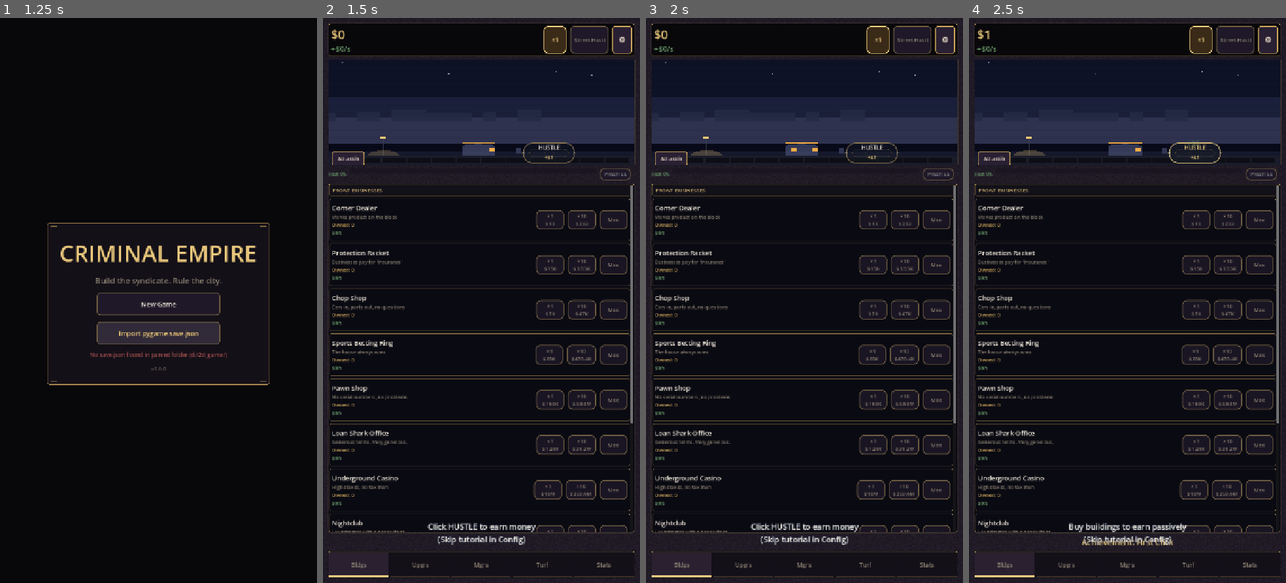
Above: before the commit, frames 1-4 (left to right).
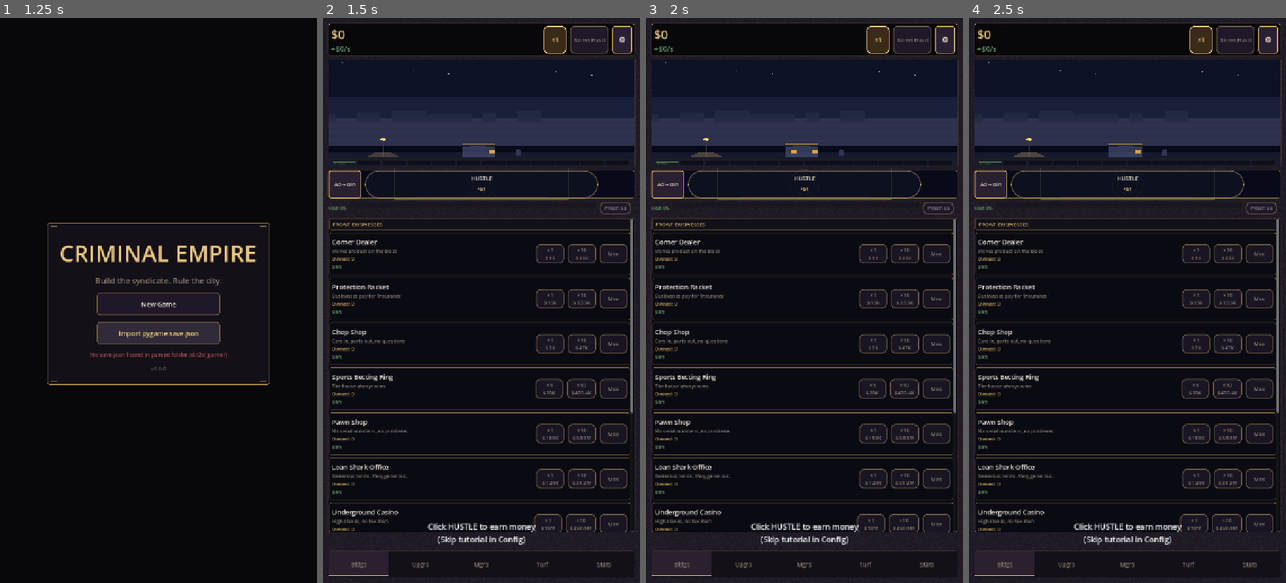
Above: after the commit, the same moments.

Repository: ironassassin3/Idle-empire
Game: Godot game, scene res://scenes/main_menu.tscn
Same seed, same stepped clock (60 frames per second), same inputs: the game is played once before the commit and once after it.
Inputs (mouse positions are in pixels of both pictures, inside the frame that each line leads up to):
- Up to frame 1 (1.25 s): click "Import pygame save.json" at 0.5 s
- Up to frame 2 (1.5 s): click "New Game" at 1.25 s
- Up to frame 3 (2 s): no input
- Up to frame 4 (2.5 s): click (1194, 153) at 2.02 s

Frame 1 is identical in both runs. In frame 2, 12% of the frame differs, in the area x 1-99%, y 9-99%; in frame 3, 12%; in frame 4, 13%, in the area x 1-99%, y 2-99%.

Commit message:
fix(ui): hustle band between city and building list
Extract hustle tap target from city_view street overlay into a dedicated 64px HustleBand slot between skyline and tab body; coin/ad chips move to the band left column so the city draws skyline only and bottom nav gets clearer vertical separation.

Co-authored-by: Cursor <cursoragent@cursor.com>

Diff:
--- a/godot/scenes/game_screen.tscn
+++ b/godot/scenes/game_screen.tscn
@@ -7,6 +7,7 @@
 [ext_resource type="Script" path="res://scripts/ui/overlay_frame.gd" id="5"]
 [ext_resource type="Script" path="res://scripts/ui/film_grain_overlay.gd" id="6"]
 [ext_resource type="PackedScene" uid="uid://cityview001" path="res://scenes/ui/city_view.tscn" id="7"]
+[ext_resource type="PackedScene" uid="uid://hustleband001" path="res://scenes/ui/hustle_band.tscn" id="8"]
 
 [node name="GameScreen" type="CanvasLayer"]
 layer = 1
@@ -103,10 +104,10 @@
 text = "⚙"
 
 [node name="CityViewport" type="Control" parent="Root/VBox"]
-custom_minimum_size = Vector2(0, 180)
-layout_mode = 2
-size_flags_vertical = 3
-size_flags_stretch_ratio = 0.3
+custom_minimum_size = Vector2(0, 168)
+layout_mode = 2
+size_flags_vertical = 3
+size_flags_stretch_ratio = 0.34
 
 [node name="CityView" parent="Root/VBox/CityViewport" instance=ExtResource("7")]
 layout_mode = 1
@@ -115,6 +116,10 @@
 anchor_bottom = 1.0
 grow_horizontal = 2
 grow_vertical = 2
+
+[node name="HustleBand" parent="Root/VBox" instance=ExtResource("8")]
+custom_minimum_size = Vector2(0, 64)
+layout_mode = 2
 
 [node name="StatusStrip" type="VBoxContainer" parent="Root/VBox"]
 layout_mode = 2
--- a/godot/scenes/ui/city_view.tscn
+++ b/godot/scenes/ui/city_view.tscn
@@ -20,13 +20,3 @@
 offset_bottom = 24.0
 mouse_filter = 2
 text = "YOUR EMPIRE"
-
-[node name="HustleOverlay" type="Button" parent="."]
-layout_mode = 0
-offset_left = 142.0
-offset_top = 220.0
-offset_right = 262.0
-offset_bottom = 276.0
-focus_mode = 0
-flat = true
-mouse_filter = 0
--- /dev/null
+++ b/godot/scenes/ui/hustle_band.tscn
@@ -0,0 +1,35 @@
+[gd_scene load_steps=2 format=3 uid="uid://hustleband001"]
+
+[ext_resource type="Script" path="res://scripts/ui/hustle_band.gd" id="1"]
+
+[node name="HustleBand" type="Control"]
+custom_minimum_size = Vector2(0, 64)
+layout_mode = 3
+anchors_preset = 0
+size_flags_horizontal = 3
+script = ExtResource("1")
+
+[node name="Row" type="HBoxContainer" parent="."]
+layout_mode = 1
+anchors_preset = 15
+anchor_right = 1.0
+anchor_bottom = 1.0
+grow_horizontal = 2
+grow_vertical = 2
+theme_override_constants/separation = 8
+
+[node name="CoinCol" type="HBoxContainer" parent="Row"]
+layout_mode = 2
+theme_override_constants/separation = 4
+
+[node name="HustleBtn" type="Button" parent="Row"]
+custom_minimum_size = Vector2(120, 48)
+layout_mode = 2
+size_flags_horizontal = 3
+focus_mode = 0
+flat = true
+mouse_filter = 0
+
+[node name="Spacer" type="Control" parent="Row"]
+layout_mode = 2
+mouse_filter = 2
--- a/godot/scripts/ui/city_view.gd
+++ b/godot/scripts/ui/city_view.gd
@@ -2,26 +2,14 @@
 class_name CityView
 ## P15.3b — Godot-native city viewport (inspired by pygame tiers, not pixel-parity). ART_POLICY: no textures.
 
-signal hustle_pressed
-
 const PrestigeScript = preload("res://scripts/systems/prestige.gd")
 
 const VIRTUAL_SIZE := Vector2(404.0, 320.0)
 const REDRAW_INTERVAL := 1.0 / 30.0
-const MIN_HUSTLE_SIZE := 48.0
-const HUSTLE_GROUND_Y := VIRTUAL_SIZE.y - 28.0
-const HUSTLE_STREET_X_FRAC := 0.72
-const HUSTLE_STREET_PAD_Y := 6.0
-const HUSTLE_SIZE_SCALE := 0.72
-const HUSTLE_BASE_W := 96.0
-const HUSTLE_BASE_H := 44.0
 
 const INK := Color(0.031, 0.039, 0.098)
 const INK_GOLD := Color(0.784, 0.639, 0.353, 0.157)
 const INK_GOLD_BRIGHT := Color(0.925, 0.792, 0.49)
-const INK_GOLD_DEEP := Color(0.541, 0.439, 0.235, 0.314)
-const INK_GLASS := Color(0.102, 0.118, 0.157)
-const INK_BONE := Color(0.91, 0.878, 0.831)
 const INK_CRIMSON := Color(0.608, 0.157, 0.157)
 const SKY_BACK := Color8(14, 18, 38)
 const SKY_MID := Color8(26, 32, 58)
@@ -37,7 +25,6 @@
 const NEON_RED := Color8(220, 60, 70)
 
 @onready var _empire_label: Label = $EmpireLabel
-@onready var _hustle_overlay: Button = $HustleOverlay
 
 var _t: float = 0.0
 var _anim_accum: float = 0.0
@@ -48,12 +35,6 @@
 var _heat: float = 0.0
 var _districts_owned: int = 0
 var _rank_idx: int = 0
-var _click_value: float = 0.0
-var _income_per_second: float = 0.0
-var _hustle_active: bool = false
-var _hustle_mult: float = 1.0
-var _click_scale: float = 1.0
-var _hustle_hover: bool = false
 var _top_building_keys: Array = []
 var _district_slots: Array = []
 
@@ -66,55 +47,19 @@
 
 func _ready() -> void:
 	clip_contents = true
-	_hustle_overlay.flat = true
-	_hustle_overlay.text = ""
-	_hustle_overlay.pressed.connect(func(): hustle_pressed.emit())
-	_hustle_overlay.mouse_entered.connect(func(): _set_hustle_hover(true))
-	_hustle_overlay.mouse_exited.connect(func(): _set_hustle_hover(false))
 	_empire_label.visible = false
-	resized.connect(_layout_hustle)
-	call_deferred("_layout_hustle")
 	if not _is_headless():
 		queue_redraw()
 
 
 func _is_headless() -> bool:
 	return DisplayServer.get_name() == "headless"
-
-
-func _set_hustle_hover(on: bool) -> void:
-	if _hustle_hover == on:
-		return
-	_hustle_hover = on
-	_mark_dirty()
-
-
-func set_click_scale(scale: float) -> void:
-	_click_scale = scale
-	_layout_hustle()
 
 
 func set_overlay_occluded(occluded: bool) -> void:
 	if _overlay_occluded == occluded:
 		return
 	_overlay_occluded = occluded
-	if occluded:
-		_hustle_overlay.visible = false
-	else:
-		_hustle_overlay.visible = true
-		_mark_dirty()
-
-
-func get_hustle_rect_global() -> Rect2:
-	return _hustle_overlay.get_global_rect()
-
-
-func get_hustle_rect() -> Rect2:
-	return get_hustle_rect_global()
-
-
-func get_hustle_center_global() -> Vector2:
-	return _hustle_overlay.get_global_rect().get_center()
 
 
 func refresh(
@@ -122,10 +67,6 @@
 	heat: float,
 	districts_owned: int,
 	prestige_tokens: int,
-	click_value: float,
-	income_per_second: float,
-	hustle_active: bool,
-	hustle_mult: float,
 	top_building_keys: Array = [],
 	district_slots: Array = []
 ) -> void:
@@ -149,10 +90,6 @@
 	_heat = heat
 	_districts_owned = districts_owned
 	_rank_idx = rank_idx
-	_click_value = click_value
-	_income_per_second = income_per_second
-	_hustle_active = hustle_active
-	_hustle_mult = hustle_mult
 	_top_building_keys = top_building_keys
 	_district_slots = district_slots
 
@@ -180,23 +117,6 @@
 	if animating or _dirty:
 		queue_redraw()
 		_dirty = false
-
-
-func _layout_hustle() -> void:
-	if size.x <= 1.0 or size.y <= 1.0:
-		return
-	var scale := size / VIRTUAL_SIZE
-	var bw := maxf(MIN_HUSTLE_SIZE, HUSTLE_BASE_W * scale.x * _click_scale * HUSTLE_SIZE_SCALE)
-	var bh := maxf(MIN_HUSTLE_SIZE, HUSTLE_BASE_H * scale.y * _click_scale * HUSTLE_SIZE_SCALE)
-	# Wet-street band: top edge on sidewalk below facades; X off center facade.
-	var ground_y_px := size.y * (HUSTLE_GROUND_Y / VIRTUAL_SIZE.y)
-	var street_pad_y := HUSTLE_STREET_PAD_Y * scale.y
-	var cx := size.x * HUSTLE_STREET_X_FRAC
-	var cy := ground_y_px + street_pad_y + bh * 0.5
-	cy = minf(cy, size.y - bh * 0.5 - 2.0)
-	_hustle_overlay.position = Vector2(cx - bw * 0.5, cy - bh * 0.5)
-	_hustle_overlay.size = Vector2(bw, bh)
-	_mark_dirty()
 
 
 func _tier(total: int) -> int:
@@ -230,7 +150,6 @@
 	if not GameTheme.ui_reduced_motion():
 		_draw_scanlines()
 	draw_set_transform(Vector2.ZERO, 0.0, Vector2.ONE)
-	_draw_hustle_glass()
 
 
 func _draw_frame() -> void:
@@ -533,72 +452,6 @@
 		y += 4.0
 
 
-func _draw_hustle_glass() -> void:
-	if _overlay_occluded:
-		return
-	var rect := _hustle_overlay.get_rect()
-	if rect.size.x < 1.0:
-		return
-	var cx := rect.position.x + rect.size.x * 0.5
-	var cy := rect.position.y + rect.size.y * 0.5
-	var bw := rect.size.x
-	var bh := rect.size.y
-	var br := maxf(12.0, bw / 5.0)
-
-	# Street-local pulse — capped so rings never climb into skyline band.
-	if not GameTheme.ui_reduced_motion():
-		var ground_y_px := size.y * (HUSTLE_GROUND_Y / VIRTUAL_SIZE.y)
-		var street_headroom := maxf(8.0, cy - ground_y_px)
-		var max_ring_r := minf(bw * 0.34, street_headroom + bh * 0.12)
-		for ring in 2:
-			var phase := _t * 1.8 - ring * 0.55
-			var radius := minf(max_ring_r * (0.55 + ring * 0.35) + 3.0 * sin(phase), max_ring_r)
-			var alpha := 0.04 + 0.06 * (0.5 + 0.5 * sin(phase))
-			if _income_per_second > 0.0:
-				alpha *= 1.25
-			draw_arc(Vector2(cx, cy), radius, 0.0, TAU, 24,
-					Color(INK_GOLD_BRIGHT.r, INK_GOLD_BRIGHT.g, INK_GOLD_BRIGHT.b, alpha), 1.0)
-		var refl_y := cy + bh * 0.45
-		draw_line(Vector2(cx - bw * 0.28, refl_y), Vector2(cx + bw * 0.28, refl_y),
-				Color(INK_GOLD_BRIGHT.r, INK_GOLD_BRIGHT.g, INK_GOLD_BRIGHT.b, 0.14), 1.5)
-
-	var fill_a := 0.647 if _hustle_hover else 0.314
-	var glass := StyleBoxFlat.new()
-	glass.bg_color = Color(INK_GLASS.r, INK_GLASS.g, INK_GLASS.b, fill_a)
-	glass.set_corner_radius_all(int(br))
-	glass.draw(get_canvas_item(), rect)
-	var border_col := INK_GOLD_BRIGHT if _hustle_hover else INK_GOLD
-	var border_a := 0.863 if _hustle_hover else 0.588
-	var border := StyleBoxFlat.new()
-	border.bg_color = Color.TRANSPARENT
-	border.border_color = Color(border_col.r, border_col.g, border_col.b, border_a)
-	border.set_border_width_all(2)
-	border.set_corner_radius_all(int(br))
-	border.draw(get_canvas_item(), rect)
-
-	var inset := maxf(8.0, bw / 8.0)
-	var inner := Rect2(rect.position + Vector2(inset, inset), rect.size - Vector2(inset, inset) * 2.0)
-	var inner_box := StyleBoxFlat.new()
-	inner_box.bg_color = Color.TRANSPARENT
-	inner_box.border_color = Color(INK_GOLD_DEEP.r, INK_GOLD_DEEP.g, INK_GOLD_DEEP.b, 0.314)
-	inner_box.set_border_width_all(1)
-	inner_box.set_corner_radius_all(maxi(0, int(br) - 4))
-	inner_box.draw(get_canvas_item(), inner)
-
-	var hustle_lbl := "HUSTLE"
-	if _hustle_active:
-		hustle_lbl = "HUSTLE ×%.2f" % _hustle_mult
-	var font := ThemeDB.fallback_font
-	var font_size := GameTheme.scaled_font(14 if _hustle_active else 13)
-	var lbl_size := font.get_string_size(hustle_lbl, HORIZONTAL_ALIGNMENT_CENTER, -1, font_size)
-	draw_string(font, Vector2(cx - lbl_size.x * 0.5, cy - 8.0), hustle_lbl,
-			HORIZONTAL_ALIGNMENT_LEFT, -1, font_size, INK_BONE if not _hustle_hover else INK_GOLD_BRIGHT)
-	var hint := "+%s" % FormatUtil.format_money(_click_value)
-	var hint_size := font.get_string_size(hint, HORIZONTAL_ALIGNMENT_CENTER, -1, font_size - 1)
-	draw_string(font, Vector2(cx - hint_size.x * 0.5, cy + 14.0), hint,
-			HORIZONTAL_ALIGNMENT_LEFT, -1, font_size - 1, INK_GOLD_BRIGHT)
-
-
 func _hash01(seed: int, t: float) -> float:
 	var h := (seed * 1103515245 + int(t * 1000.0)) & 0x7FFFFFFF
 	return float(h % 1000) / 1000.0
--- a/godot/scripts/ui/game_screen.gd
+++ b/godot/scripts/ui/game_screen.gd
@@ -36,6 +36,7 @@
 @onready var _coin_btn: Button = $Root/VBox/StatusStrip/StatusRow/CoinBtn
 @onready var _shield_label: Label = $Root/VBox/StatusStrip/StatusRow/ShieldLabel
 @onready var _city_view: Control = $Root/VBox/CityViewport/CityView
+@onready var _hustle_band: Control = $Root/VBox/HustleBand
 @onready var _click_info: Label = $Root/VBox/StatusStrip/StatusRow/ClickInfo
 @onready var _prestige_btn: Button = $Root/VBox/StatusStrip/PrestigeRow/PrestigeBtn
 @onready var _prestige_info: Label = $Root/VBox/StatusStrip/PrestigeRow/PrestigeInfo
@@ -151,7 +152,7 @@
 const _MUSIC_CTX_INTERVAL := 1.0
 
 var _fallback_hustle: Button
-var _coin_on_city: bool = false
+var _coin_on_band: bool = false
 var _dragon_chip: Button
 var _last_city_tier: int = -1
 
@@ -187,7 +188,6 @@
 	_apply_ui_surfaces()
 	_apply_header_theme()
 	get_viewport().size_changed.connect(_apply_safe_area)
-	get_viewport().size_changed.connect(_layout_city_overlays)
 	_heat_bar.max_value = 100.0
 	_populate_buildings()
 	_populate_upgrades()
@@ -199,7 +199,7 @@
 	_set_tab(Tab.BLDGS)
 	GameState.stats_changed.connect(func(): _stats_dirty = true)
 	GameState.notification.connect(_on_notification)
-	_city_view.hustle_pressed.connect(_on_hustle)
+	_hustle_band.hustle_pressed.connect(_on_hustle)
 	_coin_btn.pressed.connect(_on_coin)
 	_prestige_btn.pressed.connect(_on_prestige)
 	_buy_mult_chip.pressed.connect(_on_buy_mult_chip)
@@ -306,8 +306,9 @@
 func _apply_city_layout() -> void:
 	var city_on := GameConfig.UI_CITY_VIEW and GameConfig.UI_CITY_V2
 	_city_viewport.visible = city_on
+	_hustle_band.visible = city_on
 	if city_on:
-		_relocate_coin_to_city()
+		_relocate_coin_to_band()
 		_apply_city_v2_status_strip()
 		if _fallback_hustle:
 			_fallback_hustle.visible = false
@@ -315,7 +316,6 @@
 		_restore_coin_to_status()
 		_restore_status_strip()
 		_ensure_fallback_hustle()
-	call_deferred("_layout_city_overlays")
 
 
 func _apply_city_v2_status_strip() -> void:
@@ -390,28 +390,23 @@
 	_dragon_patron.open()
 
 
-func _relocate_coin_to_city() -> void:
-	if _coin_on_city:
-		return
-	var bar := _city_view.get_node_or_null("CityBottomBar")
-	if bar == null:
-		bar = HBoxContainer.new()
-		bar.name = "CityBottomBar"
-		bar.mouse_filter = Control.MOUSE_FILTER_IGNORE
-		_city_view.add_child(bar)
-	_coin_btn.reparent(bar)
-	_coin_ad_btn.reparent(bar)
-	_coin_btn.custom_minimum_size = Vector2(0, 28)
+func _relocate_coin_to_band() -> void:
+	if _coin_on_band:
+		return
+	var col := _hustle_band.call("get_coin_column") as Control
+	if col == null:
+		return
+	_coin_btn.reparent(col)
+	_coin_ad_btn.reparent(col)
+	_coin_btn.custom_minimum_size = Vector2(0, 32)
 	_coin_btn.add_theme_font_size_override("font_size", GameTheme.scaled_font(10))
-	_coin_ad_btn.custom_minimum_size = Vector2(0, 28)
+	_coin_ad_btn.custom_minimum_size = Vector2(0, 32)
 	_coin_ad_btn.add_theme_font_size_override("font_size", GameTheme.scaled_font(10))
-	_coin_on_city = true
-	if not _city_view.resized.is_connected(_layout_city_overlays):
-		_city_view.resized.connect(_layout_city_overlays)
+	_coin_on_band = true
 
 
 func _restore_coin_to_status() -> void:
-	if not _coin_on_city:
+	if not _coin_on_band:
 		return
 	_coin_btn.reparent(_status_row)
 	_coin_ad_btn.reparent(_status_row)
@@ -419,20 +414,7 @@
 	_coin_btn.remove_theme_font_size_override("font_size")
 	_coin_ad_btn.custom_minimum_size = Vector2(0, 32)
 	_coin_ad_btn.remove_theme_font_size_override("font_size")
-	_coin_on_city = false
-
-
-func _layout_city_overlays() -> void:
-	if not _coin_on_city or not _city_viewport.visible:
-		return
-	var bar := _city_view.get_node_or_null("CityBottomBar") as Control
-	if bar == null:
-		return
-	var sz := _city_view.size
-	if sz.y < 40.0:
-		return
-	bar.position = Vector2(8.0, sz.y - 30.0)
-	bar.size = Vector2(minf(120.0, maxf(72.0, sz.x * 0.34)), 24.0)
+	_coin_on_band = false
 
 
 func _ensure_fallback_hustle() -> void:
@@ -711,22 +693,28 @@
 
 
 func _refresh_city_view(overlay_blocking: bool) -> void:
-	if _city_view == null or not _city_view.has_method("refresh"):
-		return
 	var total := GameState.total_buildings_owned()
 	_track_city_tier(total)
+	if _hustle_band != null and _hustle_band.has_method("set_overlay_occluded"):
+		_hustle_band.call("set_overlay_occluded", overlay_blocking)
+		_hustle_band.call("set_click_scale", _click_scale)
+		_hustle_band.call(
+			"refresh",
+			GameState.click_value(),
+			GameState.income_per_second(),
+			_BuffSystem.has_buff(GameState, "hustle"),
+			GameConfig.CLICK_HUSTLE_MULT,
+			_click_scale,
+		)
+	if _city_view == null or not _city_view.has_method("refresh"):
+		return
 	_city_view.call("set_overlay_occluded", overlay_blocking)
-	_city_view.call("set_click_scale", _click_scale)
 	_city_view.call(
 		"refresh",
 		total,
 		GameState.heat,
 		_districts_owned(),
 		GameState.prestige_tokens,
-		GameState.click_value(),
-		GameState.income_per_second(),
-		_BuffSystem.has_buff(GameState, "hustle"),
-		GameConfig.CLICK_HUSTLE_MULT,
 		_city_top_building_keys(),
 		_city_district_slots(),
 	)
@@ -1394,7 +1382,7 @@
 
 func _on_hustle() -> void:
 	Telemetry.log_event("ui_hustle_tap", {
-		"source": "city" if GameTheme.is_city_v2_active() else "fallback",
+		"source": "band" if GameTheme.is_city_v2_active() else "fallback",
 		"tutorial_step": GameState.tutorial_step,
 	})
 	if GameState.tutorial_step == 0:
@@ -1417,7 +1405,7 @@
 ## Floating "+$X" / "CRIT +$X" that drifts up and fades — port of the pygame
 ## click float particles. Cosmetic only; skipped on headless.
 func _spawn_click_float(amount: float, crit: bool) -> void:
-	if DisplayServer.get_name() == "headless" or _city_view == null:
+	if DisplayServer.get_name() == "headless":
 		return
 	_ensure_float_layer()
 	if _float_layer.get_child_count() >= _MAX_FLOATS:
@@ -1429,7 +1417,11 @@
 	lbl.add_theme_color_override("font_color", GameTheme.GOLD_BRIGHT if crit else GameTheme.GREEN)
 	lbl.mouse_filter = Control.MOUSE_FILTER_IGNORE
 	_float_layer.add_child(lbl)
-	var origin: Vector2 = _city_view.call("get_hustle_center_global")
+	var origin: Vector2
+	if GameTheme.is_city_v2_active() and _hustle_band != null:
+		origin = _hustle_band.call("get_hustle_center_global")
+	else:
+		origin = get_viewport().get_visible_rect().get_center()
 	origin.x += randf_range(-24.0, 24.0)
 	origin.y += randf_range(-6.0, 6.0)
 	lbl.global_position = origin
--- /dev/null
+++ b/godot/scripts/ui/hustle_band.gd
@@ -0,0 +1,189 @@
+extends Control
+class_name HustleBand
+## Dedicated hustle tap band between city skyline and tab body (P15.6).
+## ART_POLICY: code-drawn glass styling — no textures.
+
+signal hustle_pressed
+
+const MIN_BAND_H := 64.0
+const MIN_TAP_H := 48.0
+
+const INK := Color(0.031, 0.039, 0.098)
+const INK_GOLD := Color(0.784, 0.639, 0.353, 0.157)
+const INK_GOLD_BRIGHT := Color(0.925, 0.792, 0.49)
+const INK_GOLD_DEEP := Color(0.541, 0.439, 0.235, 0.314)
+const INK_GLASS := Color(0.102, 0.118, 0.157)
+const INK_BONE := Color(0.91, 0.878, 0.831)
+
+@onready var _row: HBoxContainer = $Row
+@onready var _coin_col: HBoxContainer = $Row/CoinCol
+@onready var _hustle_btn: Button = $Row/HustleBtn
+@onready var _spacer: Control = $Row/Spacer
+
+var _click_value: float = 0.0
+var _income_per_second: float = 0.0
+var _hustle_active: bool = false
+var _hustle_mult: float = 1.0
+var _click_scale: float = 1.0
+var _hustle_hover: bool = false
+var _overlay_occluded: bool = false
+var _t: float = 0.0
+
+
+func _ready() -> void:
+	custom_minimum_size.y = MIN_BAND_H
+	_hustle_btn.flat = true
+	_hustle_btn.text = ""
+	_hustle_btn.custom_minimum_size = Vector2(120.0, MIN_TAP_H)
+	_hustle_btn.pressed.connect(func(): hustle_pressed.emit())
+	_hustle_btn.mouse_entered.connect(func(): _set_hustle_hover(true))
+	_hustle_btn.mouse_exited.connect(func(): _set_hustle_hover(false))
+	resized.connect(_sync_layout)
+	call_deferred("_sync_layout")
+	if not _is_headless():
+		queue_redraw()
+
+
+func _is_headless() -> bool:
+	return DisplayServer.get_name() == "headless"
+
+
+func get_coin_column() -> Control:
+	return _coin_col
+
+
+func get_hustle_center_global() -> Vector2:
+	return _hustle_btn.get_global_rect().get_center()
+
+
+func get_hustle_rect_global() -> Rect2:
+	return _hustle_btn.get_global_rect()
+
+
+func set_click_scale(scale: float) -> void:
+	_click_scale = scale
+	_sync_layout()
+
+
+func set_overlay_occluded(occluded: bool) -> void:
+	if _overlay_occluded == occluded:
+		return
+	_overlay_occluded = occluded
+	_hustle_btn.visible = not occluded
+	queue_redraw()
+
+
+func refresh(
+	click_value: float,
+	income_per_second: float,
+	hustle_active: bool,
+	hustle_mult: float,
+	click_scale: float = 1.0
+) -> void:
+	_click_value = click_value
+	_income_per_second = income_per_second
+	_hustle_active = hustle_active
+	_hustle_mult = hustle_mult
+	_click_scale = click_scale
+	_sync_layout()
+	queue_redraw()
+
+
+func _set_hustle_hover(on: bool) -> void:
+	if _hustle_hover == on:
+		return
+	_hustle_hover = on
+	queue_redraw()
+
+
+func _sync_layout() -> void:
+	if _hustle_btn == null:
+		return
+	var band_h := maxf(MIN_BAND_H, size.y)
+	var tap_h := maxf(MIN_TAP_H, (band_h - 8.0) * _click_scale)
+	_hustle_btn.custom_minimum_size = Vector2(120.0, tap_h)
+	if _spacer:
+		_spacer.custom_minimum_size.x = _coin_col.size.x
+
+
+func _process(delta: float) -> void:
+	if _is_headless() or _overlay_occluded:
+		return
+	_t += delta
+	if not GameTheme.ui_reduced_motion() or _hustle_hover:
+		queue_redraw()
+
+
+func _draw() -> void:
+	if _is_headless():
+		return
+	var band := Rect2(Vector2.ZERO, size)
+	var bg := StyleBoxFlat.new()
+	bg.bg_color = INK
+	bg.border_color = INK_GOLD
+	bg.set_border_width_all(1)
+	bg.set_corner_radius_all(4)
+	bg.draw(get_canvas_item(), band)
+	if _overlay_occluded or _hustle_btn == null:
+		return
+	_draw_hustle_glass(_hustle_btn.get_rect())
+
+
+func _draw_hustle_glass(rect: Rect2) -> void:
+	if rect.size.x < 1.0:
+		return
+	var cx := rect.position.x + rect.size.x * 0.5
+	var cy := rect.position.y + rect.size.y * 0.5
+	var bw := rect.size.x
+	var bh := rect.size.y
+	var br := maxf(12.0, bw / 5.0)
+
+	if not GameTheme.ui_reduced_motion():
+		for ring in 2:
+			var phase := _t * 1.8 - ring * 0.55
+			var max_ring_r := minf(bw * 0.34, bh * 0.55)
+			var radius := minf(max_ring_r * (0.55 + ring * 0.35) + 3.0 * sin(phase), max_ring_r)
+			var alpha := 0.04 + 0.06 * (0.5 + 0.5 * sin(phase))
+			if _income_per_second > 0.0:
+				alpha *= 1.25
+			draw_arc(Vector2(cx, cy), radius, 0.0, TAU, 24,
+					Color(INK_GOLD_BRIGHT.r, INK_GOLD_BRIGHT.g, INK_GOLD_BRIGHT.b, alpha), 1.0)
+		var refl_y := cy + bh * 0.45
+		draw_line(Vector2(cx - bw * 0.28, refl_y), Vector2(cx + bw * 0.28, refl_y),
+				Color(INK_GOLD_BRIGHT.r, INK_GOLD_BRIGHT.g, INK_GOLD_BRIGHT.b, 0.14), 1.5)
+
+	var fill_a := 0.647 if _hustle_hover else 0.314
+	var glass := StyleBoxFlat.new()
+	glass.bg_color = Color(INK_GLASS.r, INK_GLASS.g, INK_GLASS.b, fill_a)
+	glass.set_corner_radius_all(int(br))
+	glass.draw(get_canvas_item(), rect)
+	var border_col := INK_GOLD_BRIGHT if _hustle_hover else INK_GOLD
+	var border_a := 0.863 if _hustle_hover else 0.588
+	var border := StyleBoxFlat.new()
+	border.bg_color = Color.TRANSPARENT
+	border.border_color = Color(border_col.r, border_col.g, border_col.b, border_a)
+	border.set_border_width_all(2)
+	border.set_corner_radius_all(int(br))
+	border.draw(get_canvas_item(), rect)
+
+	var inset := maxf(8.0, bw / 8.0)
+	var inner := Rect2(rect.position + Vector2(inset, inset), rect.size - Vector2(inset, inset) * 2.0)
+	var inner_box := StyleBoxFlat.new()
+	inner_box.bg_color = Color.TRANSPARENT
+	inner_box.border_color = Color(INK_GOLD_DEEP.r, INK_GOLD_DEEP.g, INK_GOLD_DEEP.b, 0.314)
+	inner_box.set_border_width_all(1)
+	inner_box.set_corner_radius_all(maxi(0, int(br) - 4))
+	inner_box.draw(get_canvas_item(), inner)
+
+	var hustle_lbl := "HUSTLE"
+	if _hustle_active:
+		hustle_lbl = "HUSTLE ×%.2f" % _hustle_mult
+	var font := ThemeDB.fallback_font
+	var font_size := GameTheme.scaled_font(14 if _hustle_active else 13)
+	var lbl_size := font.get_string_size(hustle_lbl, HORIZONTAL_ALIGNMENT_CENTER, -1, font_size)
+	draw_string(font, Vector2(cx - lbl_size.x * 0.5, cy - 8.0), hustle_lbl,
+			HORIZONTAL_ALIGNMENT_LEFT, -1, font_size, INK_BONE if not _hustle_hover else INK_GOLD_BRIGHT)
+	var hint := "+%s" % FormatUtil.format_money(_click_value)
+	var hint_size := font.get_string_size(hint, HORIZONTAL_ALIGNMENT_CENTER, -1, font_size - 1)
+	draw_string(font, Vector2(cx - hint_size.x * 0.5, cy + 14.0), hint,
+			HORIZONTAL_ALIGNMENT_LEFT, -1, font_size - 1, INK_GOLD_BRIGHT)
